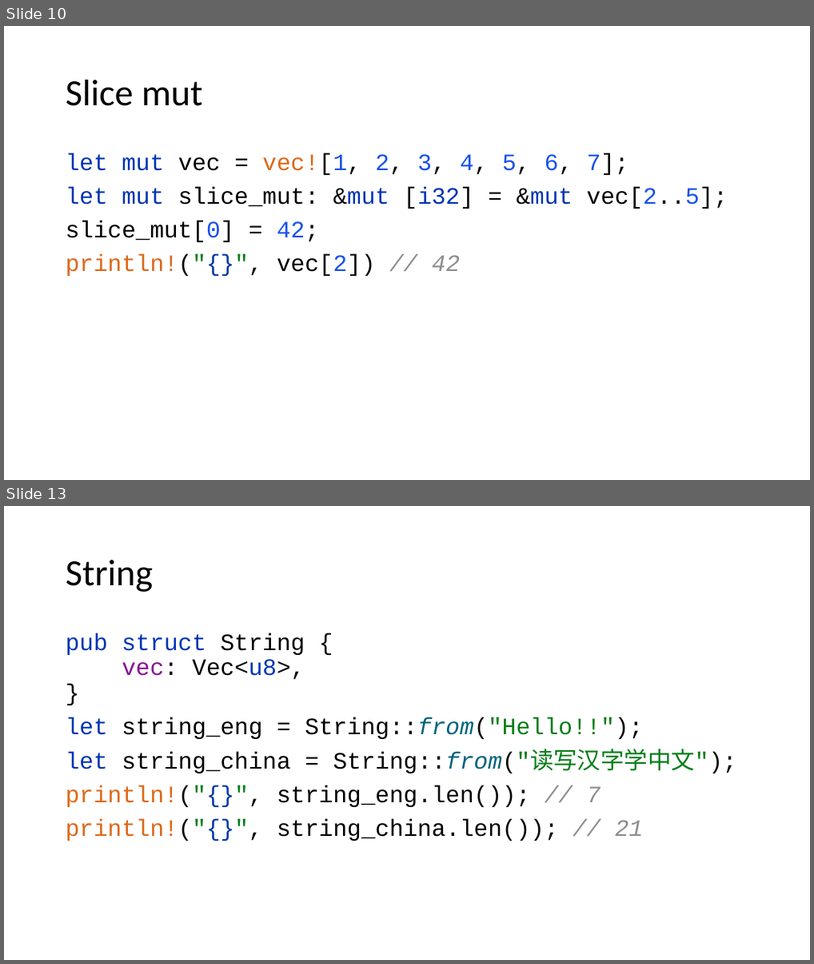
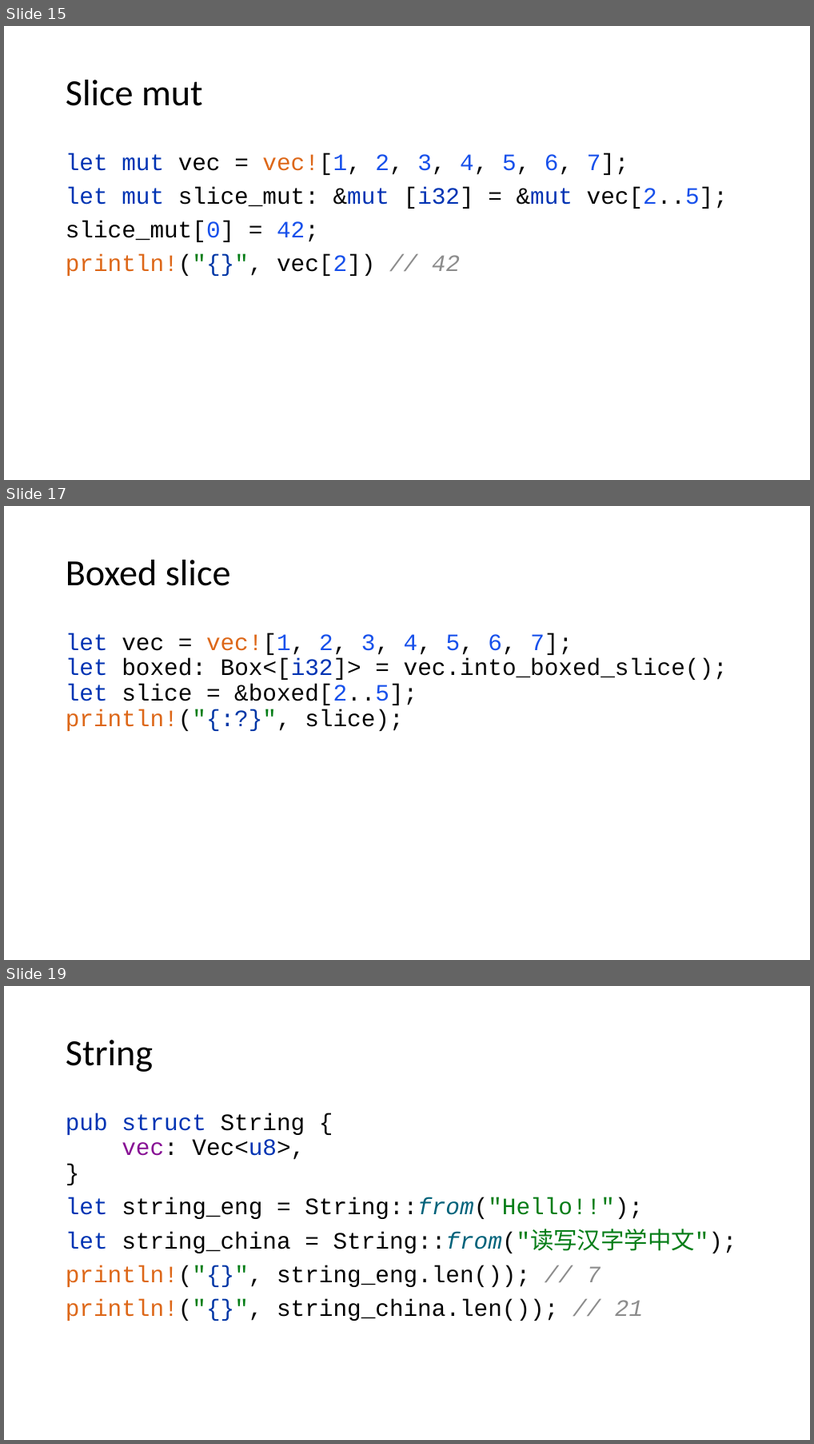
Before and after one commit to kugushev/course-rust-basics, a slide deck: pres/07-Collections.pptx. Shown one above the other, each under a label of ours: slides 10 and 13 before the commit, slides 15, 17 and 19 after it; the slides between them are not shown. The pictures are 814x964 and 814x1444 pixels, drawn with LibreOffice and Linux fonts; fonts in the diff are those of the drawing. Boxes give left, top, right and bottom in pixels: in the first picture for what was removed or moved away, otherwise in the second. Text is boxed around its words. In the diff, an @@ line names an element or a change of style, - is before the commit and + after.

```diff
--- a/pres/07-Collections.pptx
+++ b/pres/07-Collections.pptx
@@ slide 17 added at (x1=4, y1=506, x2=810, y2=960), background #FFFFFF @@
@@ title added at (x1=66, y1=560, x2=231, y2=586), 44 pt, text #000000 @@
+Boxed slice
@@ text added at (x1=66, y1=633, x2=728, y2=731), 28 pt, text #080808 @@
+let vec = vec![1, 2, 3, 4, 5, 6, 7];
+let boxed: Box<[i32]> = vec.into_boxed_slice();
+let slice = &boxed[2..5];
+println!("{:?}", slice);
@@ what was slide 10 is now slide 15 @@
@@ what was slide 13 is now slide 19 @@
```
Also in this commit, not shown: 2 slides changed, 8 other slides added, 2 other files.
